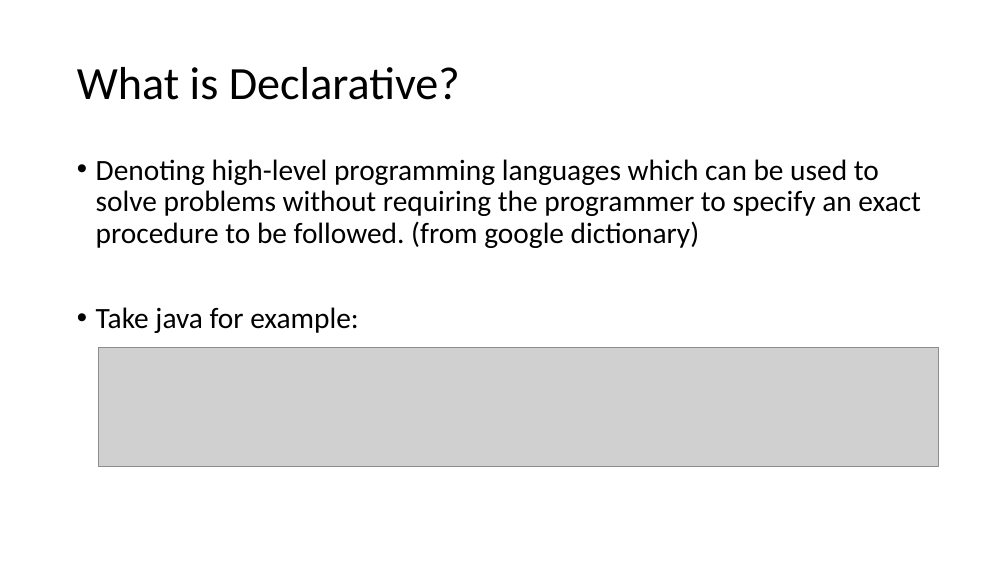
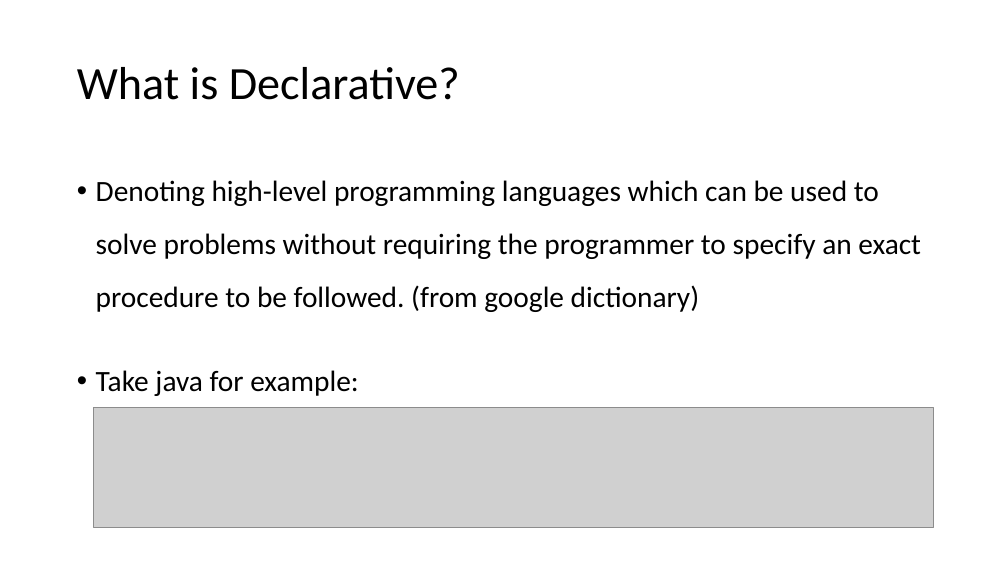
Before and after one commit to michael-ouyang-projects/vue3-practice, a slide deck: slide 12 of VUE3.pptx. Drawn at 1008x567 pixels with LibreOffice and Linux fonts; fonts in the diff are those of the drawing; grey boxes stand for pictures. Boxes give left, top, right and bottom in pixels: in the first picture for what was removed or moved away, otherwise in the second. Text is boxed around its words. In the diff, an @@ line names an element or a change of style, - is before the commit and + after.

```diff
--- a/VUE3.pptx
+++ b/VUE3.pptx
@@ text at [96,180,921,312]: line spacing 0.9 to 1.5 @@
@@ picture: place and size @@
-picture at [98,347,938,467]
+picture at [94,408,934,527]
```
Also in this commit, not shown: 10 other slides changed, 4 slides added.
